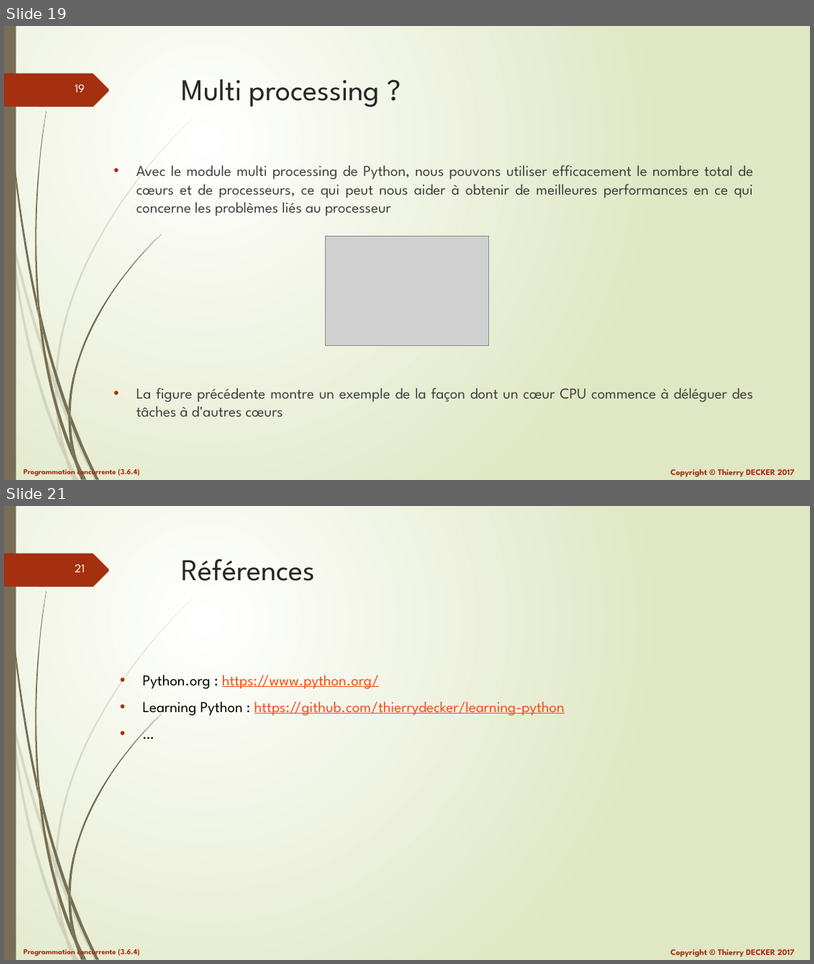
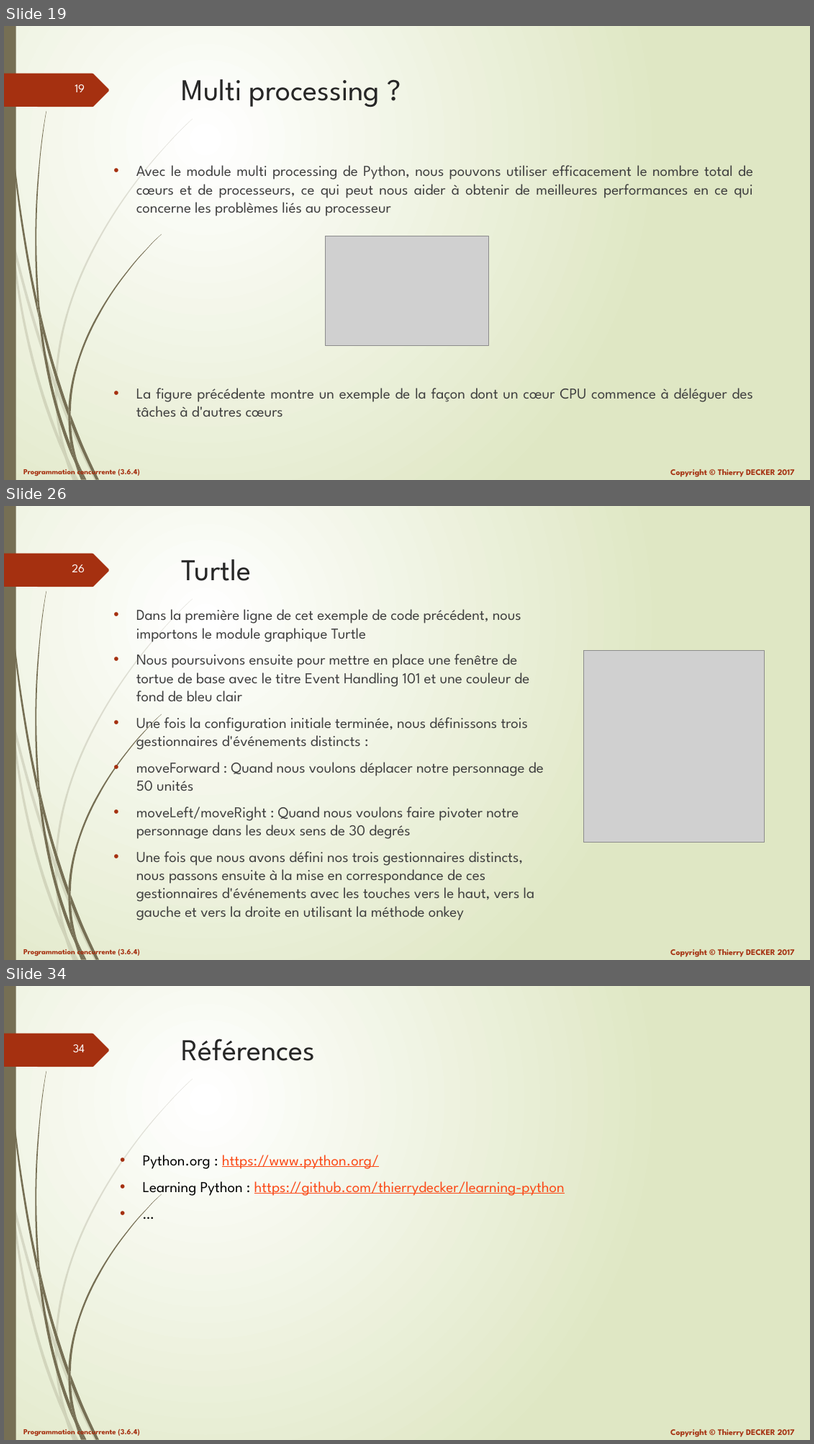
Before and after one commit to VikmanTheRacoon/learning-python, a slide deck: documentations/python-103.pptx. Shown one above the other, each under a label of ours: slides 19 and 21 before the commit, slides 19, 26 and 34 after it; the slides between them are not shown. The pictures are 814x964 and 814x1444 pixels, drawn with LibreOffice and Linux fonts; fonts in the diff are those of the drawing; grey boxes stand for pictures. Boxes give left, top, right and bottom in pixels: in the first picture for what was removed or moved away, otherwise in the second. Text is boxed around its words. In the diff, an @@ line names an element or a change of style, - is before the commit and + after.

```diff
--- a/documentations/python-103.pptx
+++ b/documentations/python-103.pptx
@@ slide 26 added at (4,506,810,960), background gradient #FFFFFF to #DFE8C4; not listed: 27 template elements that a slide beside it also shows @@
@@ title added at (182,559,252,581), 36 pt, text #262626 @@
+Turtle
@@ text added at (136,609,544,920), 18 pt, text #404040 @@
+• Dans la première ligne de cet exemple de code précédent, nous importons le module graphique Turtle
+• Nous poursuivons ensuite pour mettre en place une fenêtre de tortue de base avec le titre Event Handling 101 et une couleur de fond de bleu clair
+• Une fois la configuration initiale terminée, nous définissons trois gestionnaires d'événements distincts :
+• moveForward : Quand nous voulons déplacer notre personnage de 50 unités
+• moveLeft/moveRight : Quand nous voulons faire pivoter notre personnage dans les deux sens de 30 degrés
+• Une fois que nous avons défini nos trois gestionnaires distincts, nous passons ensuite à la mise en correspondance de ces gestionnaires d'événements avec les touches vers le haut, vers la gauche et vers la droite en utilisant la méthode onkey
@@ picture added at (584,650,765,842) @@
@@ what was slide 21 is now slide 34 @@
@@ page number at (73,1044,85,1052): text changed @@
-21
+34
```
Also in this commit, not shown: 1 slide changed, 12 other slides added, 1 other file.
